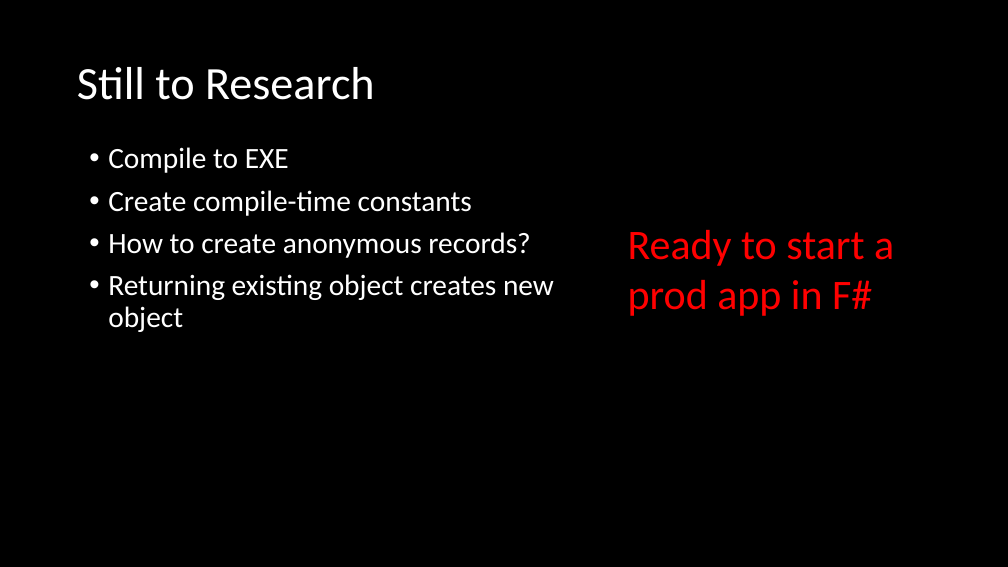
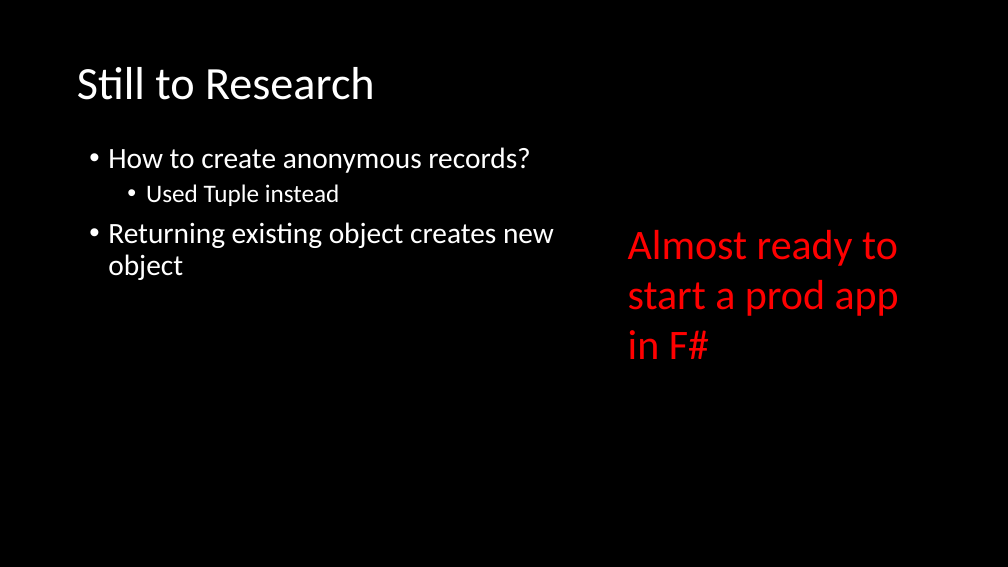
Before and after one commit to jaydpather/FSharpETLDemo, a slide deck: slide 11 of presentations/FSharpETLDemo.pptx. Drawn at 1008x567 pixels with LibreOffice and Linux fonts; fonts in the diff are those of the drawing. Boxes give left, top, right and bottom in pixels: in the first picture for what was removed or moved away, otherwise in the second. Text is boxed around its words. In the diff, an @@ line names an element or a change of style, - is before the commit and + after.

Commit message:
compile-time constants

```diff
--- a/presentations/FSharpETLDemo.pptx
+++ b/presentations/FSharpETLDemo.pptx
@@ text at <box>108,147,472,216</box>: paragraphs removed @@
-• Compile to EXE
-• Create compile-time constants
@@ text at <box>146,184,340,206</box>: paragraph added @@
+  • Used Tuple instead
@@ text at <box>628,230,899,359</box>: text changed @@
-Ready to start a prod app in F#
+Almost ready to start a prod app in F#
```
Also in this commit, not shown: 2 other slides changed, 3 other files.
